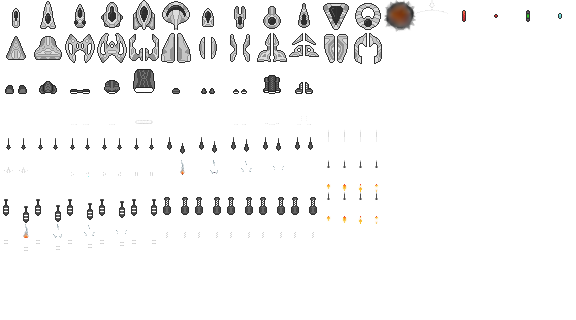
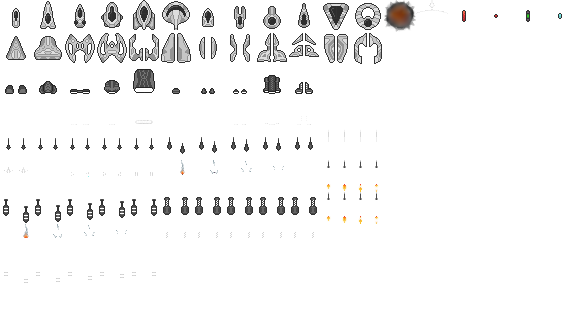
Before/after of a 576x320 layered artwork. What changed in the layer stack:
painted on "Ship - parts.png" over left=4, top=240, right=156, bottom=283
